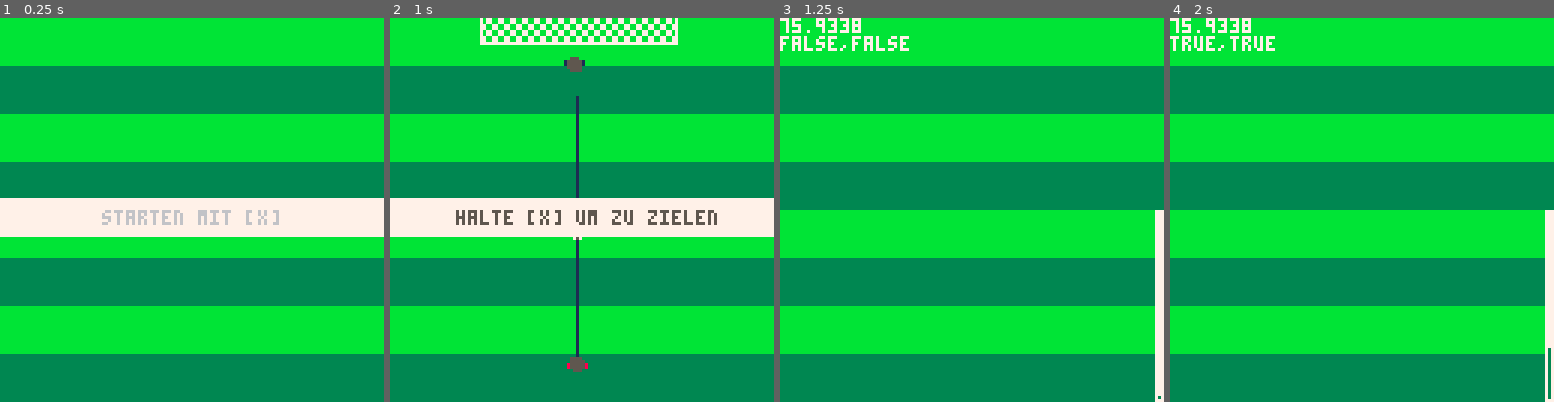
Above: before the commit, frames 1-4 (left to right).
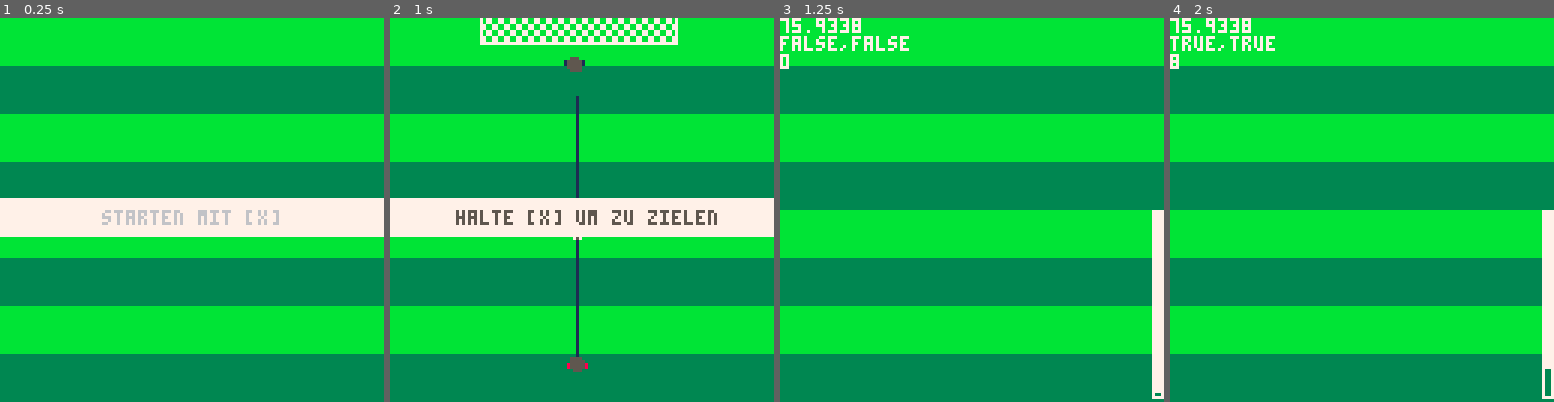
Above: after the commit, the same moments.

Repository: zothynine/torchance
Game: PICO-8 cartridge elfmeter.p8
Same seed, same stepped clock (60 frames per second), same inputs: the game is played once before the commit and once after it.
Inputs:
- Up to frame 1 (0.25 s): no input
- Up to frame 2 (1 s): tap X (X key) at 0.33 s
- Up to frame 3 (1.25 s): tap X (X key) at 1.07 s
- Up to frame 4 (2 s): tap X (X key) at 1.85 s

Frames 1-2 are identical in both runs. In frame 3, 0.5% of the frame differs, in the area x 0-100%, y 9-100%; in frame 4, 0.6%.

Commit message:
Finish strenght bar

Diff:
--- a/elfmeter.p8
+++ b/elfmeter.p8
@@ -146,11 +146,13 @@
 	end
 
 	if kicking.started
-	and not kicking.ended then
-		kicking.stren+=kicking.stren_dir
-		if kicking.stren <= 65
-		or kicking.stren >= 126 then
-			kicking.stren_dir *= -1
+		and not kicking.ended then
+
+		kicking.stren+=kicking.velo
+
+		if kicking.stren <= 0
+			or kicking.stren >= 60 then
+			kicking.velo *= -1
 		end
 	end
 end
@@ -158,15 +160,16 @@
 function draw_kick()
 	cls()
 	draw_field_top()
-	-- strength
-	rectfill(125,64,127,127,7)
+	-- strength bar
+	rectfill(124,64,127,126,7)
+	rectfill(125,125-kicking.stren,126,125,3)
 	--rect(124,64,127,127,7)
-	line(126,kicking.stren,126,126,3)
 
 	--debug
 	color(7)
 	print(aim_x)
 	print(tostr(kicking.started)..","..tostr(kicking.ended))
+	print(kicking.stren)
 	color()
 	--/debug
 end
@@ -200,8 +203,9 @@
 	aim_x = 62
 	kicking.started = false
 	kicking.ended = false
-	kicking.stren = 126
-	kicking.stren_dir = -4
+	kicking.stren = 0
+	--kicking.velo = 2
+	kicking.velo = 2
 	hint.colors = {7,6,5,5,6}
 	hint.colpos = 1
 	hint.txtcol = hint.colors[1]
